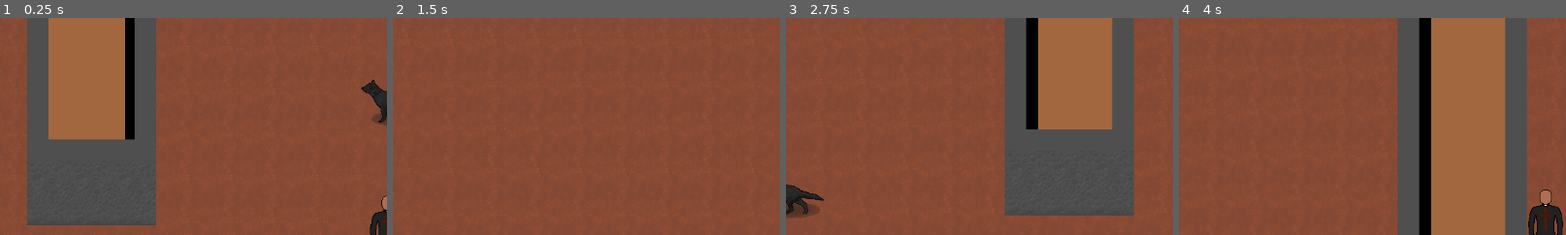
Above: before the commit, frames 1-4 (left to right).
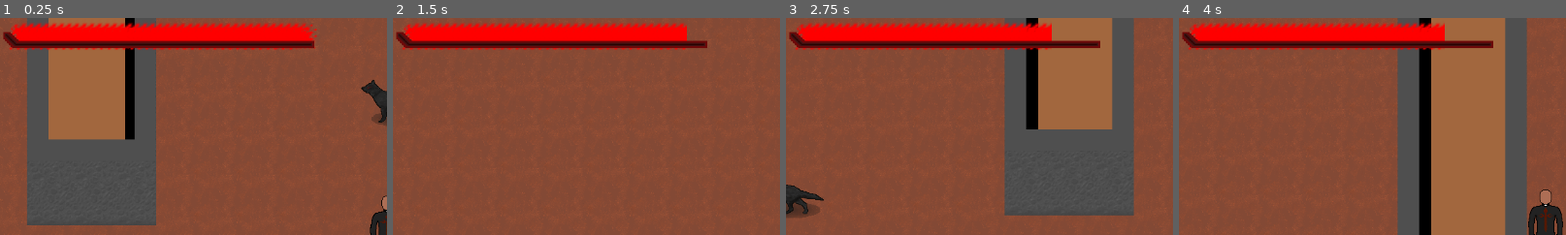
Above: after the commit, the same moments.

Repository: jaaaank/Devil-Blood
Game: Godot game, scene res://Scenes/Maps/Interior/TheShelter.tscn
Same seed, same stepped clock (60 frames per second), same inputs: the game is played once before the commit and once after it. This scene is started directly instead of the project's main scene.
Inputs (mouse positions are % of the whole screen's width and height, from its top left):
- Up to frame 1 (0.25 s): no input
- Up to frame 2 (1.5 s): move the mouse to (72, 45) at 0.52 s; hold D (moveright) 0.53-1.28 s; right-click (72, 45) at 0.6 s; move the mouse to (30, 55) at 1.27 s; hold S (movedown) from 1.28 s (still down); click (30, 55) at 1.35 s
- Up to frame 3 (2.75 s): move the mouse to (60, 28) at 2.02 s; release S (movedown) at 2.03 s; hold D (moveright) from 2.03 s (still down); tap E (interact) at 2.1 s
- Up to frame 4 (4 s): move the mouse to (45, 70) at 2.77 s; release D (moveright) at 2.78 s; hold W (moveup) 2.78-3.53 s; tap 1 (weap1) at 2.85 s; move the mouse to (80, 65) at 3.52 s; hold A (moveleft) from 3.53 s (still down); tap 2 (weap2) at 3.6 s
The pictures show only the part of the screen within x 0-50%, y 0-50%; the shares and areas given below are measured in that part.

The runs differ from the first frame. In frame 1, 9.2% of the frame differs, in the area x 0-82%, y 2-15%; in frame 2, 8.8%; in frame 3, 8.2%; in frame 4, 8.2%.

Commit message:
health bar

Diff:
--- /dev/null
+++ b/Assets/UI/HealthBar/healthBar.tres
@@ -0,0 +1,45 @@
+[gd_resource type="AnimatedTexture" load_steps=14 format=3 uid="uid://bbvods5tvijga"]
+
+[ext_resource type="Texture2D" uid="uid://cacnagr7gnpmj" path="res://Assets/UI/HealthBar/hbFrame1.png" id="1_eskly"]
+[ext_resource type="Texture2D" uid="uid://dcfsve6vwit4y" path="res://Assets/UI/HealthBar/hbFrame2.png" id="2_j2ldk"]
+[ext_resource type="Texture2D" uid="uid://dqf1an8nw47ol" path="res://Assets/UI/HealthBar/hbFrame11.png" id="3_1d7vf"]
+[ext_resource type="Texture2D" uid="uid://kd1sklxudecx" path="res://Assets/UI/HealthBar/hbFrame3.png" id="3_1w278"]
+[ext_resource type="Texture2D" uid="uid://hi57lnxvc3j3" path="res://Assets/UI/HealthBar/hbFrame12.png" id="4_1sn5i"]
+[ext_resource type="Texture2D" uid="uid://c3lxp0d5m75c1" path="res://Assets/UI/HealthBar/hbFrame4.png" id="4_utkux"]
+[ext_resource type="Texture2D" uid="uid://ciekg0qf7ft20" path="res://Assets/UI/HealthBar/hbFrame13.png" id="5_1vrcs"]
+[ext_resource type="Texture2D" uid="uid://dlogv86fuqs83" path="res://Assets/UI/HealthBar/hbFrame5.png" id="5_cloh5"]
+[ext_resource type="Texture2D" uid="uid://bso2mirmikqox" path="res://Assets/UI/HealthBar/hbFrame6.png" id="6_48dww"]
+[ext_resource type="Texture2D" uid="uid://jj1oov3e4hpi" path="res://Assets/UI/HealthBar/hbFrame7.png" id="7_asap5"]
+[ext_resource type="Texture2D" uid="uid://cxkhkox1ppl8h" path="res://Assets/UI/HealthBar/hbFrame8.png" id="8_g6088"]
+[ext_resource type="Texture2D" uid="uid://dv3wtr40jb5pd" path="res://Assets/UI/HealthBar/hbFrame9.png" id="9_v6a80"]
+[ext_resource type="Texture2D" uid="uid://cur3548ebqcxu" path="res://Assets/UI/HealthBar/hbFrame10.png" id="13_fg8f8"]
+
+[resource]
+frames = 13
+speed_scale = 2.0
+frame_0/texture = ExtResource("1_eskly")
+frame_0/duration = 12.0
+frame_1/texture = ExtResource("2_j2ldk")
+frame_1/duration = 0.05
+frame_2/texture = ExtResource("3_1w278")
+frame_2/duration = 0.05
+frame_3/texture = ExtResource("4_utkux")
+frame_3/duration = 0.05
+frame_4/texture = ExtResource("5_cloh5")
+frame_4/duration = 0.05
+frame_5/texture = ExtResource("6_48dww")
+frame_5/duration = 0.05
+frame_6/texture = ExtResource("7_asap5")
+frame_6/duration = 0.05
+frame_7/texture = ExtResource("8_g6088")
+frame_7/duration = 0.05
+frame_8/texture = ExtResource("9_v6a80")
+frame_8/duration = 0.05
+frame_9/texture = ExtResource("13_fg8f8")
+frame_9/duration = 0.05
+frame_10/texture = ExtResource("3_1d7vf")
+frame_10/duration = 0.05
+frame_11/texture = ExtResource("4_1sn5i")
+frame_11/duration = 0.05
+frame_12/texture = ExtResource("5_1vrcs")
+frame_12/duration = 0.05
--- a/Scenes/Actors/Enemies/LowTier/Mass.tscn
+++ b/Scenes/Actors/Enemies/LowTier/Mass.tscn
@@ -1,28 +1,28 @@
-[gd_scene load_steps=6 format=2]
+[gd_scene load_steps=6 format=3 uid="uid://blmpwvome25ko"]
 
-[ext_resource path="res://Scripts/Actors/NPCS/Enemies/Mass.gd" type="Script" id=1]
-[ext_resource path="res://Assets/Actors/masssheet.png" type="Texture2D" id=2]
-[ext_resource path="res://Scenes/Actors/Objects/DamageNumbers.tscn" type="PackedScene" id=3]
+[ext_resource type="Script" path="res://Scripts/Actors/NPCS/Enemies/Mass.gd" id="1"]
+[ext_resource type="Texture2D" uid="uid://cjc87yril4sye" path="res://Assets/Actors/masssheet.png" id="2"]
+[ext_resource type="PackedScene" uid="uid://cci7teggrridn" path="res://Scenes/Actors/Objects/DamageNumbers.tscn" id="3"]
 
-[sub_resource type="RectangleShape2D" id=1]
-extents = Vector2( 27, 11 )
+[sub_resource type="RectangleShape2D" id="1"]
+size = Vector2(54, 22)
 
-[sub_resource type="RectangleShape2D" id=2]
-extents = Vector2( 32, 20.5 )
+[sub_resource type="RectangleShape2D" id="2"]
+size = Vector2(64, 41)
 
 [node name="Mass" type="CharacterBody2D"]
 collision_layer = 42
 collision_mask = 19
-script = ExtResource( 1 )
+script = ExtResource("1")
 basedamage = 5
-damagenumbers = ExtResource( 3 )
+damagenumbers = ExtResource("3")
 
 [node name="Masssheet" type="Sprite2D" parent="."]
-texture = ExtResource( 2 )
+texture = ExtResource("2")
 
 [node name="CollisionBox" type="CollisionShape2D" parent="."]
-position = Vector2( 0, 19 )
-shape = SubResource( 1 )
+position = Vector2(0, 19)
+shape = SubResource("1")
 
 [node name="Hurtbox" type="Area2D" parent="."]
 collision_layer = 2
@@ -30,9 +30,9 @@
 input_pickable = false
 
 [node name="CollisionShape2D" type="CollisionShape2D" parent="Hurtbox"]
-modulate = Color( 0, 0, 0, 1 )
-position = Vector2( 0, 10.5 )
-shape = SubResource( 2 )
+modulate = Color(0, 0, 0, 1)
+position = Vector2(0, 10.5)
+shape = SubResource("2")
 
 [node name="walktimer" type="Timer" parent="."]
 one_shot = true
--- a/Scenes/Maps/Exterior/PriestCave.tscn
+++ b/Scenes/Maps/Exterior/PriestCave.tscn
@@ -1,7 +1,8 @@
-[gd_scene load_steps=4 format=3 uid="uid://blr80b87lchfo"]
+[gd_scene load_steps=5 format=3 uid="uid://blr80b87lchfo"]
 
 [ext_resource type="PackedScene" uid="uid://cuugv52nxnrn7" path="res://Scenes/Screens/Popups/LocationText.tscn" id="2"]
 [ext_resource type="PackedScene" uid="uid://djsnpeesrgq5f" path="res://Scenes/Actors/PCS/PlayerSpawner.tscn" id="4"]
+[ext_resource type="PackedScene" uid="uid://blmpwvome25ko" path="res://Scenes/Actors/Enemies/LowTier/Mass.tscn" id="4_nnb4d"]
 [ext_resource type="TileSet" uid="uid://dl3q7oy5jowgi" path="res://Assets/TileMaps/outDoorRed.tres" id="6"]
 
 [node name="PriestCave" type="Node2D"]
@@ -18,3 +19,6 @@
 
 [node name="LocationText" parent="UI" instance=ExtResource("2")]
 locationName = "Infested Cave"
+
+[node name="Mass" parent="." instance=ExtResource("4_nnb4d")]
+position = Vector2(-179, -226)
--- a/Scenes/Screens/UI.tscn
+++ b/Scenes/Screens/UI.tscn
@@ -1,7 +1,9 @@
-[gd_scene load_steps=3 format=3 uid="uid://dewtt0y5sychm"]
+[gd_scene load_steps=5 format=3 uid="uid://dewtt0y5sychm"]
 
 [ext_resource type="Script" path="res://Scripts/Screens/UI.gd" id="1"]
 [ext_resource type="PackedScene" uid="uid://ddmifqa1yt0ab" path="res://Scenes/Screens/Popups/SelectionWheel.tscn" id="2"]
+[ext_resource type="Texture2D" uid="uid://c26guwe5ckkbj" path="res://Assets/UI/HealthBar/armorBar.png" id="3_famag"]
+[ext_resource type="Texture2D" uid="uid://bbvods5tvijga" path="res://Assets/UI/HealthBar/healthBar.tres" id="3_kpc5h"]
 
 [node name="UI" type="Control"]
 process_mode = 3
@@ -19,6 +21,13 @@
 
 [node name="CanvasLayer" type="CanvasLayer" parent="."]
 
+[node name="HealthBar" type="TextureProgressBar" parent="CanvasLayer"]
+offset_right = 480.0
+offset_bottom = 50.0
+value = 100.0
+texture_over = ExtResource("3_famag")
+texture_progress = ExtResource("3_kpc5h")
+
 [node name="PauseMenu" type="ColorRect" parent="CanvasLayer"]
 visible = false
 anchors_preset = 15
--- a/Scripts/Actors/NPCS/Enemies/enemies.gd
+++ b/Scripts/Actors/NPCS/Enemies/enemies.gd
@@ -13,12 +13,16 @@
 # warning-ignore:narrowing_conversion
 	health -= round(dmgdealt * armorCalculation())
 	print("Enemy has this much health: " + str(health))
+	spawnDamageNums(round(dmgdealt*armorCalculation()), Color.FIREBRICK)
+	if health<=0:
+		queue_free()
+
+func spawnDamageNums(damagetaken, clr):
 	var b = damagenumbers.instantiate()
 	get_parent().add_child(b)
 	b.global_position = global_position
-	b.get_node("RichTextLabel").text = str(round(dmgdealt * armorCalculation()))
-	if health<=0:
-		queue_free()
+	b.get_node("RichTextLabel").text = str(damagetaken)
+	b.get_node("RichTextLabel").add_theme_color_override("default_color", clr)
 
 func armorCalculation():
 	if armor !=0:
--- a/Scripts/Actors/PCS/Players.gd
+++ b/Scripts/Actors/PCS/Players.gd
@@ -10,8 +10,6 @@
 	sprite = $PlayerSprite
 # warning-ignore:return_value_discarded
 	PlayerAutoload.connect("player_dead", Callable(self, "die"))
-
-	#TODO: set camera limits
 
 func _physics_process(_delta):
 	var direction = Input.get_vector("moveleft", "moveright", "moveup", "movedown",0)
@@ -40,6 +38,7 @@
 		health -= round(damageTaken*armorCalculation()*PlayerAutoload.difficulty)
 		iframes = true
 		spawnDamageNums(round(damageTaken*armorCalculation()*PlayerAutoload.difficulty), Color.FIREBRICK)
+		find_child("UI").call("updateUI")
 	if health <=0:
 		PlayerAutoload.charDie()
 		queue_free()
@@ -49,6 +48,7 @@
 	health += round(healingFactor/PlayerAutoload.difficulty)
 	print("Healed; Health = " + str(health))
 	spawnDamageNums(round(healingFactor/PlayerAutoload.difficulty), Color.FOREST_GREEN)
+	find_child("UI").call("updateUI")
 
 func armorCalculation():
 	if armor !=0:
--- a/Scripts/Screens/UI.gd
+++ b/Scripts/Screens/UI.gd
@@ -1,11 +1,13 @@
 extends Control
 
 var paused: = false: set = set_paused
+@onready var healthbar= $CanvasLayer/HealthBar
 
 
 # Called when the node enters the scene tree for the first time.
 func _ready():
-	pass # Replace with function body.
+	healthbar.max_value = get_parent().health
+	updateUI()
 
 func _unhandled_input(event: InputEvent) -> void:
 	if event.is_action_pressed("pause"):
@@ -25,3 +27,6 @@
 		$SelectionWheel.set_deferred("visible", true)
 	if Input.is_action_just_released("wheelSelect"):
 		$SelectionWheel.set_deferred("visible", false)
+
+func updateUI():
+	healthbar.value = get_parent().health
Binary file added: Assets/UI/HealthBar/armorBar.png
Not shown, added: Assets/UI/HealthBar/armorBar.png.import
Binary file added: Assets/UI/HealthBar/hbFrame1.png
Not shown, added: Assets/UI/HealthBar/hbFrame1.png.import
Binary file added: Assets/UI/HealthBar/hbFrame10.png
Not shown, added: Assets/UI/HealthBar/hbFrame10.png.import
Binary file added: Assets/UI/HealthBar/hbFrame11.png
Not shown, added: Assets/UI/HealthBar/hbFrame11.png.import
Binary file added: Assets/UI/HealthBar/hbFrame12.png
Not shown, added: Assets/UI/HealthBar/hbFrame12.png.import
Binary file added: Assets/UI/HealthBar/hbFrame13.png
Not shown, added: Assets/UI/HealthBar/hbFrame13.png.import
(and 16 more such lines)
